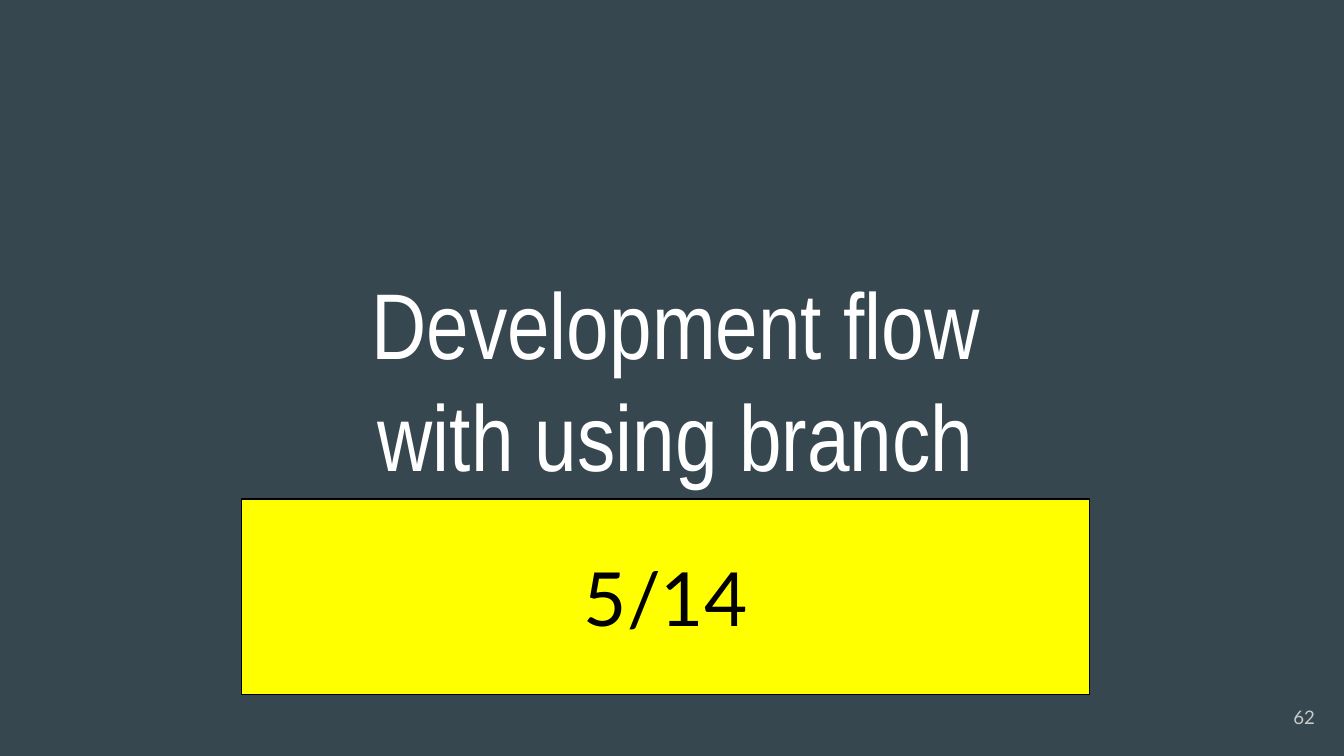
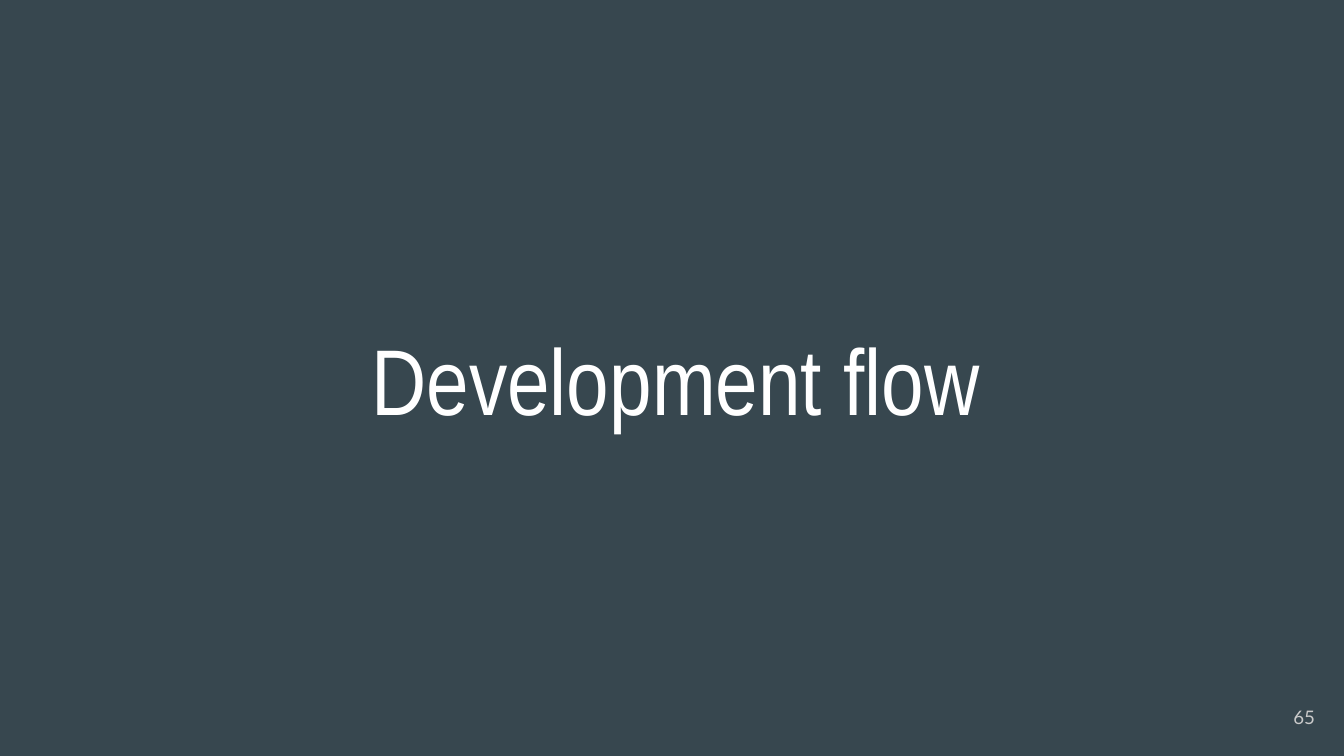
Before and after one commit to acchi17/StudyGit, a slide deck: slide 65 of GitStudySession.pptx (slide 62 before the commit). Drawn at 1344x756 pixels with LibreOffice and Linux fonts; fonts in the diff are those of the drawing. Boxes give left, top, right and bottom in pixels: in the first picture for what was removed or moved away, otherwise in the second. Text is boxed around its words. In the diff, an @@ line names an element or a change of style, - is before the commit and + after.

```diff
--- a/GitStudySession.pptx
+++ b/GitStudySession.pptx
@@ title at <box>378,403,973,488</box>: paragraph removed @@
-with using branch
@@ rectangle removed at <box>242,499,1090,695</box> @@
-5/14
@@ page number at <box>1293,710,1315,724</box>: text changed @@
-62
+65
```
Also in this commit, not shown: 11 other slides changed, 17 slides added, 9 slides removed.
